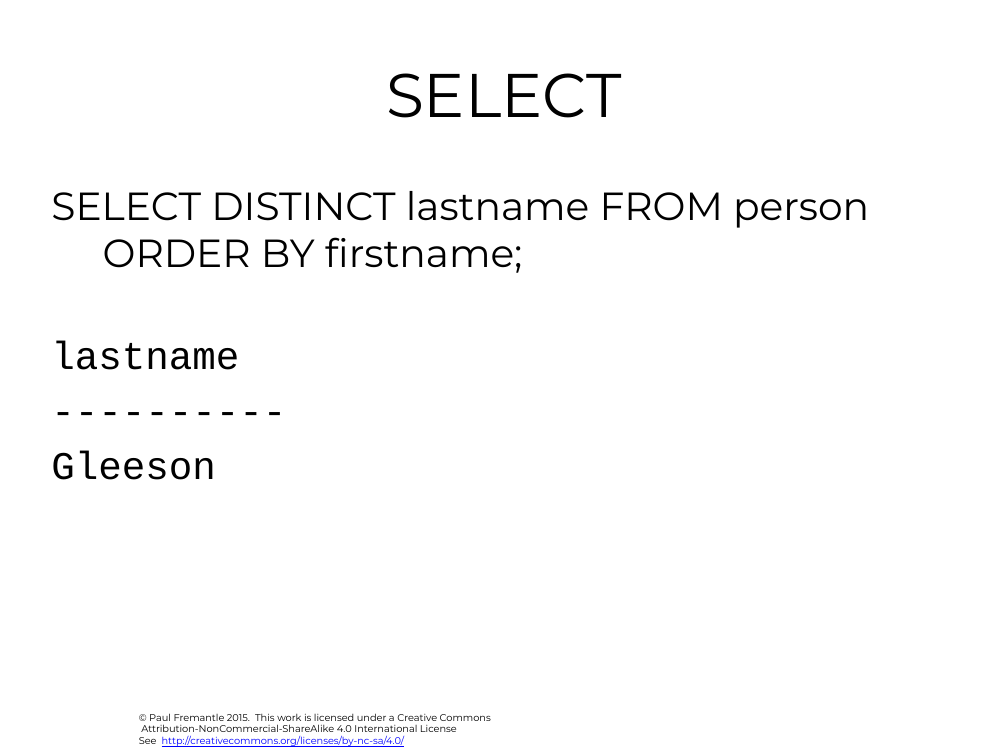
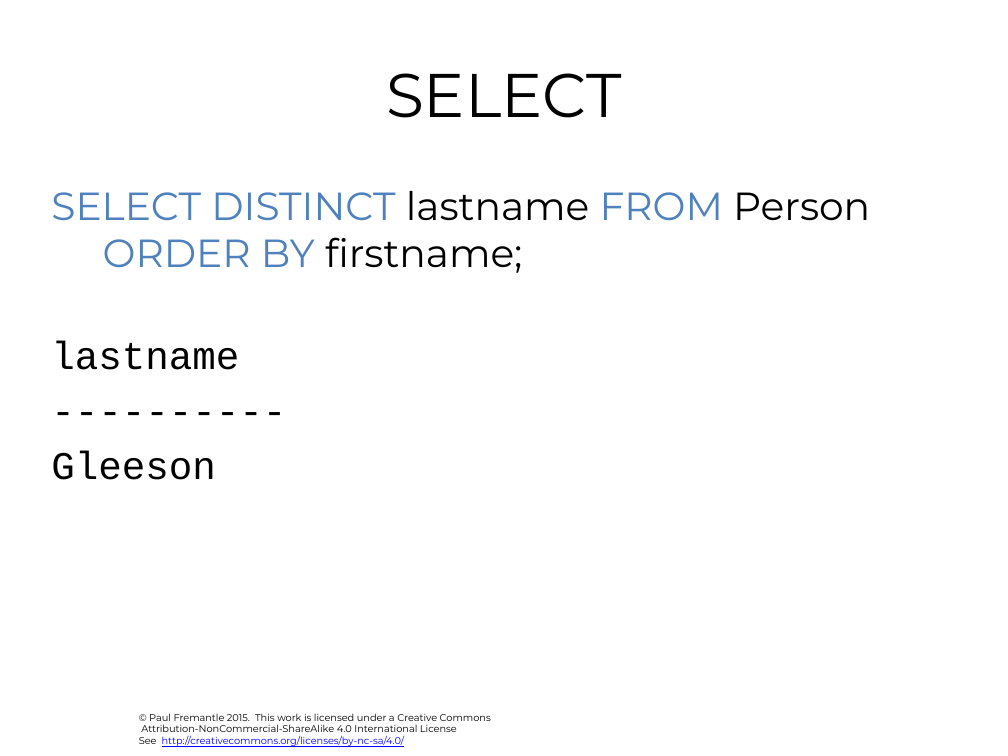
Before and after one commit to julieweeds/BigData, a slide deck: slide 16 of pres-source/04-sql.pptx. Drawn at 1008x756 pixels with LibreOffice and Linux fonts; fonts in the diff are those of the drawing; background and template pictures are left out. Boxes give left, top, right and bottom in pixels: in the first picture for what was removed or moved away, otherwise in the second. Text is boxed around its words. In the diff, an @@ line names an element or a change of style, - is before the commit and + after.

```diff
--- a/pres-source/04-sql.pptx
+++ b/pres-source/04-sql.pptx
@@ text at <box>51,191,870,273</box>: text changed; text colour #000000 to #4F81BD @@
-SELECT DISTINCT lastname FROM person
-ORDER BY firstname;
+SELECT DISTINCT lastname FROM Person
+ORDER BY firstname;
```
Also in this commit, not shown: 12 other slides changed, 1 slide added, 11 other files.
